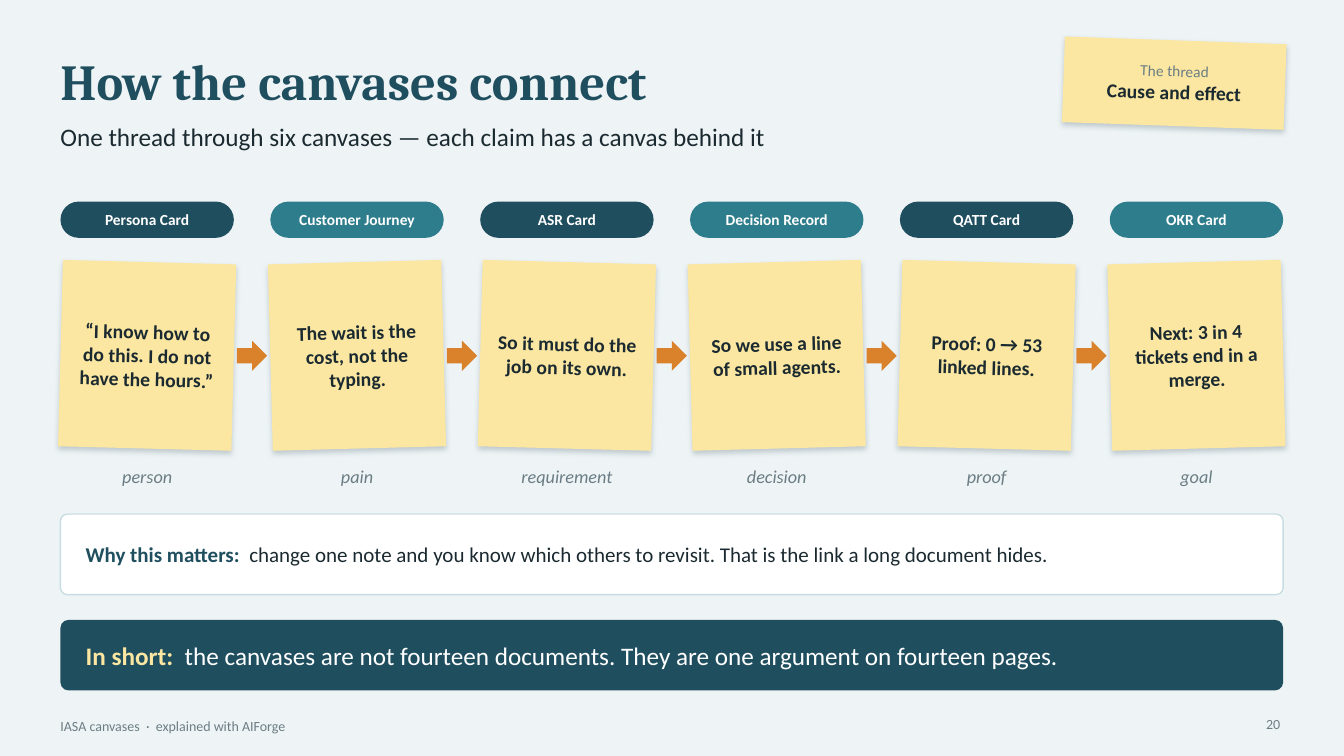
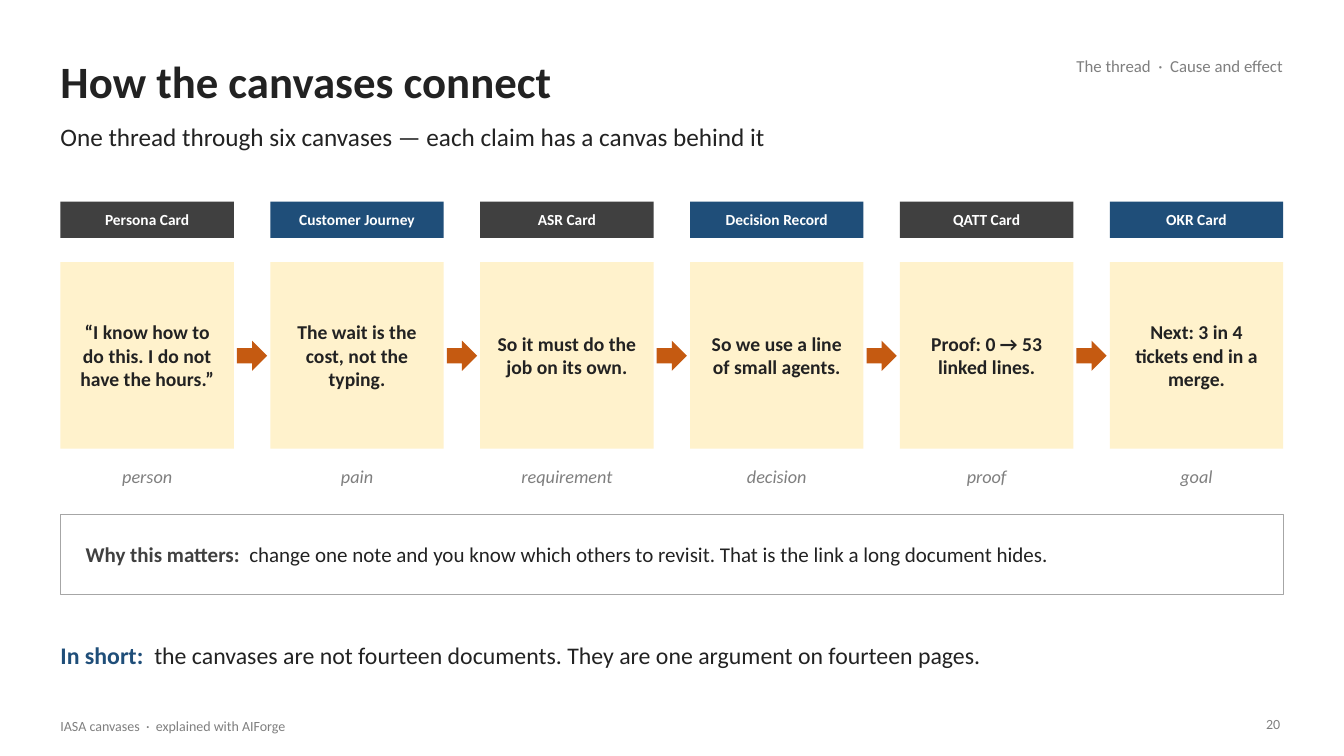
Before and after one commit to Manikanta-Reddy-Pasala/tools, a slide deck: slide 20 of course/iasa-aiforge/IASA-Canvases-with-AIForge.pptx. Drawn at 1344x756 pixels with LibreOffice and Linux fonts; fonts in the diff are those of the drawing. Boxes give left, top, right and bottom in pixels: in the first picture for what was removed or moved away, otherwise in the second. Text is boxed around its words. In the diff, an @@ line names an element or a change of style, - is before the commit and + after.

```diff
--- a/course/iasa-aiforge/IASA-Canvases-with-AIForge.pptx
+++ b/course/iasa-aiforge/IASA-Canvases-with-AIForge.pptx
@@ background #EEF4F6 to #FFFFFF @@
@@ title "How the canvases connect" at (60,66,551,99): size 36 to 32 pt, font Cambria to Calibri, text colour #1F4E5F to #222222 @@
@@ text "The thread · Cause and ..." at (1076,60,1283,72): vertical alignment middle to top; rotation 2 to 0 degrees @@
@@ rectangle removed at (1062,36,1287,130) @@
@@ text at (1076,60,1283,72): text changed; size 14 to 12 pt; text colour #1B2A30 to #7F7F7F; bold off @@
-The thread
-Cause and effect
+The thread · Cause and effect
@@ text "One thread through six canvases ..." at (60,128,764,151): text colour #1B2A30 to #222222 @@
@@ rounded rectangle removed at (60,202,234,238) @@
@@ rectangle added at (60,202,234,238), fill #404040 @@
@@ rounded rectangle removed at (270,202,444,238) @@
@@ rectangle added at (270,202,444,238), fill #1F4E79 @@
@@ rounded rectangle removed at (480,202,653,238) @@
@@ rectangle added at (480,202,653,238), fill #404040 @@
@@ rounded rectangle removed at (691,202,864,238) @@
@@ rectangle added at (691,202,864,238), fill #1F4E79 @@
@@ rounded rectangle removed at (900,202,1074,238) @@
@@ rectangle added at (900,202,1074,238), fill #404040 @@
@@ rounded rectangle removed at (1110,202,1284,238) @@
@@ rectangle added at (1110,202,1284,238), fill #1F4E79 @@
@@ text colour #1B2A30 to #222222; rotation 358 to 0 degrees in 3 elements at (712,337,842,378), (1135,325,1258,390), (297,325,416,390) @@
@@ fill #FBE7A1 to #FFF2CC; shadow off; rotation 358 to 0 degrees in 3 elements at (270,262,444,449), (1110,262,1284,449), (691,262,864,449) @@
@@ fill #FBE7A1 to #FFF2CC; shadow off; rotation 1 to 0 degrees in 3 elements at (60,262,234,449), (480,262,653,449), (900,262,1074,449) @@
@@ text colour #1B2A30 to #222222; rotation 1 to 0 degrees in 3 elements at (80,324,214,386), (498,337,636,378), (931,337,1042,374) @@
@@ fill #D9822B to #C55A11 in 5 elements at (237,341,267,371), (447,341,477,371), (656,341,687,371), (867,341,897,371), (1077,341,1107,371) @@
@@ rounded rectangle removed at (60,514,1284,595) @@
@@ rectangle added at (60,514,1284,595), fill #FFFFFF, outline #A6A6A6 0.75 pt @@
@@ text "Why this matters: change one ..." at (86,547,1048,566): text colour #1F4E5F to #404040 in "Why this matters:"; text colour #1B2A30 to #222222 in "change one note and you know which ..." @@
@@ text "In short: the canvases are ...": place and size @@
-text "In short: the canvases are ..." at (86,647,1058,670)
+text "In short: the canvases are ..." at (60,647,980,668)
@@ text "In short: the canvases are ..." at (60,647,980,668): size 18 to 17 pt; text colour #FBE7A1 to #1F4E79 in "In short:"; text colour #FFFFFF to #222222 in "the canvases are not fourteen documents. They ..." @@
@@ rounded rectangle removed at (60,620,1284,691) @@
@@ text colour #6B7D84 to #7F7F7F in 8 elements at (60,721,285,734), (122,474,172,486), (341,470,373,486), (521,470,612,486), (747,470,807,483), (967,470,1007,486), (1180,470,1212,486), (1266,720,1280,729) @@
```
Also in this commit, not shown: 20 other slides changed, 2 other files.
